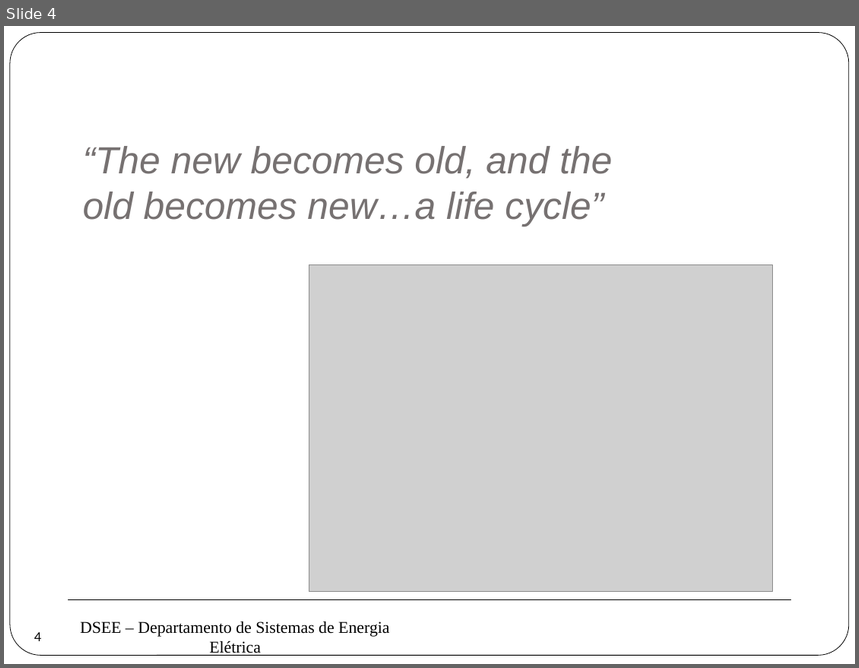
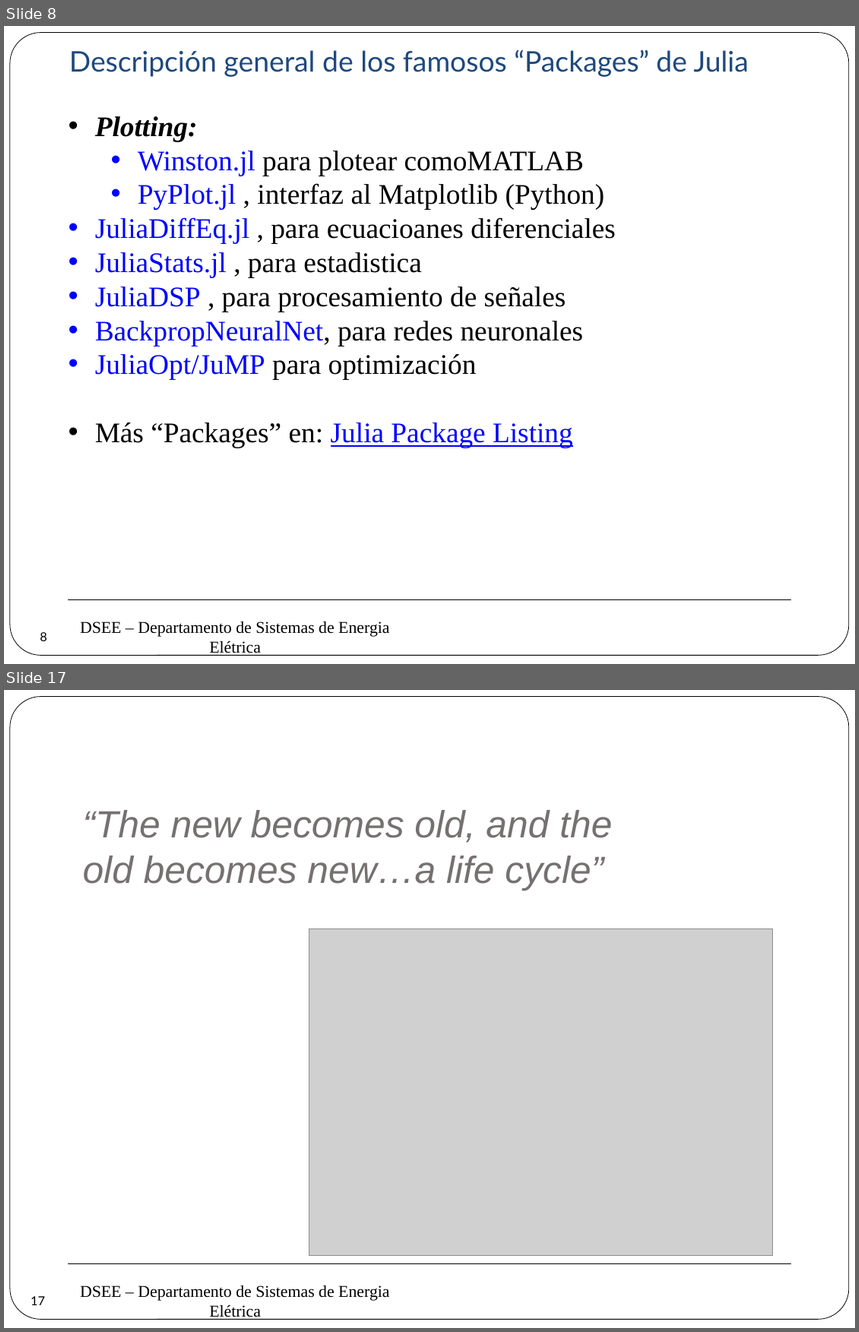
Before and after one commit to erikfilias/Power-Systems-Optimization-using-Julia-Language, a slide deck: 1. Lectures/Introducción a la Optimización aplicada a Sistemas de Energía Eléctrica/Dia 1/3. Julia Language.pptx. Shown one above the other, each under a label of ours: slide 4 before the commit, slides 8 and 17 after it; the slides between them are not shown. The pictures are 859x668 and 859x1332 pixels, drawn with LibreOffice and Linux fonts; fonts in the diff are those of the drawing; grey boxes stand for pictures; background and template pictures are left out. Boxes give left, top, right and bottom in pixels: in the first picture for what was removed or moved away, otherwise in the second. Text is boxed around its words. In the diff, an @@ line names an element or a change of style, - is before the commit and + after.

```diff
--- a/1. Lectures/Introducción a la Optimización aplicada a Sistemas de Energía Eléctrica/Dia 1/3. Julia Language.pptx
+++ b/1. Lectures/Introducción a la Optimización aplicada a Sistemas de Energía Eléctrica/Dia 1/3. Julia Language.pptx
@@ slide 8 added at [4, 26, 855, 664], background #FFFFFF; not listed: 3 template elements that a slide beside it also shows @@
@@ text added at [69, 50, 749, 77], 24 pt, text #1F497D @@
+Descripción general de los famosos “Packages” de Julia
@@ text added at [95, 116, 616, 448], 24 pt, text #000000 @@
+• Plotting:
+  • Winston.jl para plotear comoMATLAB
+  • PyPlot.jl , interfaz al Matplotlib (Python)
+• JuliaDiffEq.jl , para ecuacioanes diferenciales
+• JuliaStats.jl , para estadistica
+• JuliaDSP , para procesamiento de señales
+• BackpropNeuralNet, para redes neuronales
+• JuliaOpt/JuMP para optimización
+• Más “Packages” en: Julia Package Listing
@@ page number added at [28, 621, 60, 653], 10.5 pt, text #000000 @@
+8
@@ what was slide 4 is now slide 17 @@
@@ page number at [31, 1296, 45, 1306]: text changed @@
-4
+17
```
Also in this commit, not shown: 14 other slides added, 2 slides removed, 2 other files.
